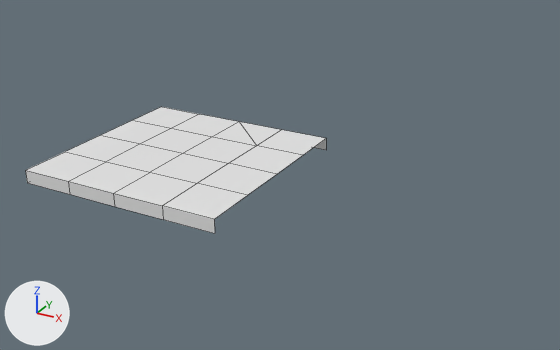
What one commit did to the FBX model Content/Placeable/RoadModule/D1/SM_D1.fbx.
One viewpoint serves both versions: a 50 mm camera at (20.15, -21.88, 10.93) aimed at (8.34, -0.39, 0.19). Arrows for +X, +Y and +Z are at lower left; the lights stay in place. Mesh edges are drawn as thin lines. Where no turn or scale is listed for an object, it has been applied to the vertices. Vertices at the same position are counted once.

In view in the first picture: 'road'.
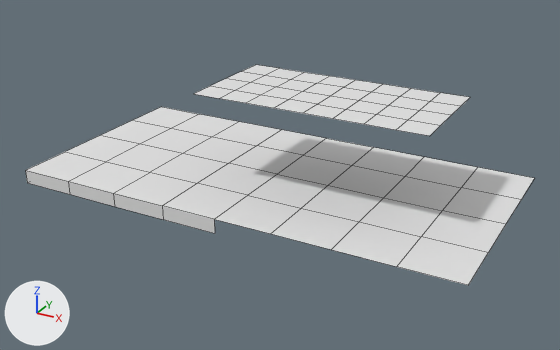
Where the change shows, as pixel boxes (x1, y1, x2, y2) in the pictures (560 x 350 px):
'road', reshaped (69% wider, 74% taller): before (26, 107, 326, 233); after (26, 65, 534, 285)
part 1 of me_transform5_005, added: after (194, 65, 470, 136)
part 2 of me_transform5_005, built on: before (213, 122, 281, 146); after (213, 122, 534, 285)

The change in detail:
me_transform5_005 is used by ob_road; location (0.0, 0.0, 0.0).
me_transform5_005 had 38 vertices, 29 faces and spanned x 0.0..8.0, y -4.0..4.0, z -0.5..0.0.
me_transform5_005 now has 103 vertices, 76 faces and spans x 0.0..16.0, y -4.0..4.0, z -0.5..3.19.
me_transform5_005 part 1: a new loose piece of 45 vertices spanning x 6.0..14.0, y -2.0..2.0, z 3.19, in mat_road (its picture is missing).
Part 2, on me_transform5_005:
2 faces are deleted.
5 new vertices lie (2.0, 0.0, 0.0) away from vertices in x 8.0, y -4.0..4.0, z 0.0.
5 new vertices lie (2.0, 0.0, 0.0) away from vertices in x 10.0, y -4.0..4.0, z 0.0.
5 new vertices lie (2.0, 0.0, 0.0) away from vertices in x 12.0, y -4.0..4.0, z 0.0.
5 new vertices lie (2.0, 0.0, 0.0) away from vertices in x 14.0, y -4.0..4.0, z 0.0.
17 new faces join them.
